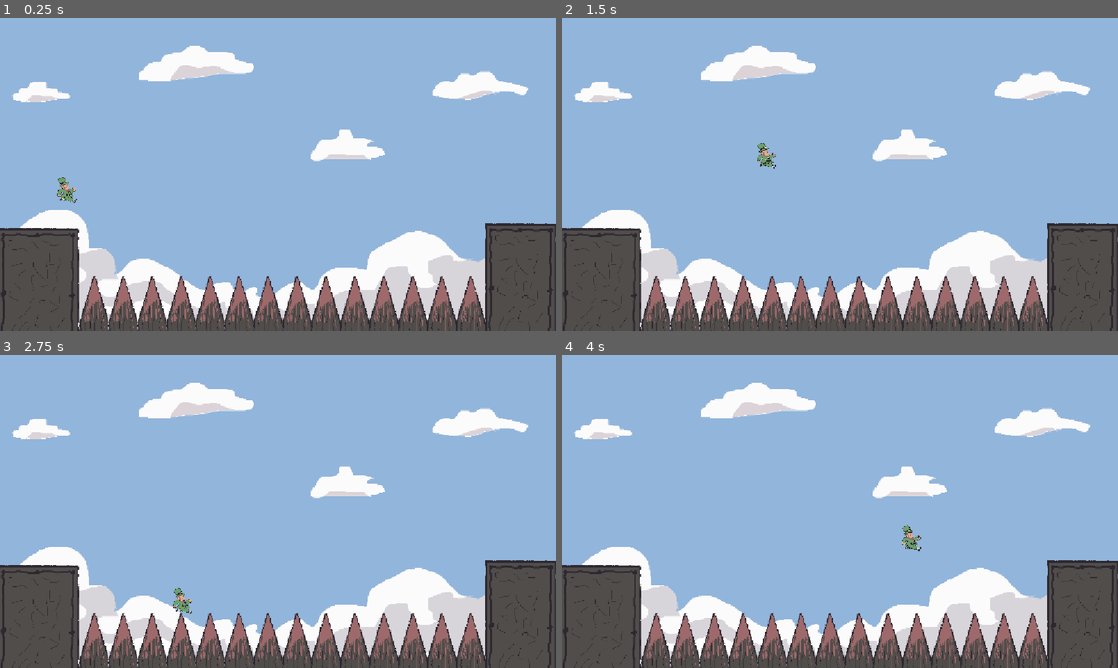
Above: before the commit, frames 1-4 (two rows, left to right).
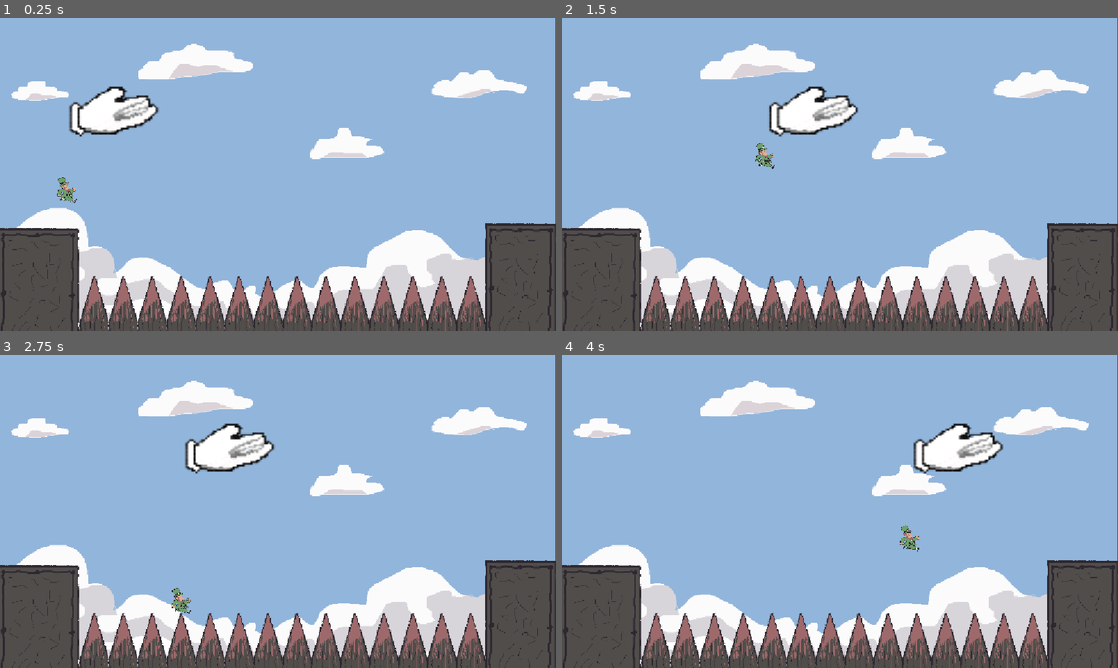
Above: after the commit, the same moments.

Repository: feleshafish/tiny-and-mighty
Game: Godot game, scene res://lv_2.tscn
Two runs of this game, one before a commit and one after it. Both use one fixed random seed, a clock stepped at 60 frames per second and the inputs below.
Inputs:
- Up to frame 1 (0.25 s): no input
- Up to frame 2 (1.5 s): tap Enter (ui_accept) at 0.5, 0.77 s; hold Right (Fly Right, bound only before the commit) from 0.53 s (still down)
- Up to frame 3 (2.75 s): tap Enter (ui_accept) at 1.52 s; release Right (Fly Right, bound only before the commit) at 2.03 s; hold Left (Fly left, bound only before the commit) from 2.03 s (still down)
- Up to frame 4 (4 s): release Left (Fly left, bound only before the commit) at 2.78 s; hold Right (Fly Right, bound only before the commit) from 2.78 s (still down); tap Enter (ui_accept) at 3.02, 3.77 s

The runs differ from the first frame. In frame 1, 3.5% of the frame differs, in the area x 2-100%, y 0-96%; in frame 2, 3.6%; in frame 3, 3.6%; in frame 4, 3.6%.

Commit message:
Mighty hand

Diff:
--- a/hand_of_god.gd
+++ /dev/null
@@ -1,25 +0,0 @@
-extends CharacterBody2D
-
-
-const SPEED = 300.0
-const JUMP_VELOCITY = -400.0
-
-
-func _physics_process(delta: float) -> void:
-	# Add the gravity.
-	if not is_on_floor():
-		velocity += get_gravity() * delta
-
-	# Handle jump.
-	if Input.is_action_just_pressed("Fly up") and is_on_floor():
-		velocity.y = JUMP_VELOCITY
-
-	# Get the input direction and handle the movement/deceleration.
-	# As good practice, you should replace UI actions with custom gameplay actions.
-	var direction := Input.get_axis("Fly left", "Fly Right")
-	if direction:
-		velocity.x = direction * SPEED
-	else:
-		velocity.x = move_toward(velocity.x, 0, SPEED)
-
-	move_and_slide()
--- a/lv_2.tscn
+++ b/lv_2.tscn
@@ -6,6 +6,8 @@
 [ext_resource type="Texture2D" uid="uid://flfeqtgq1yy4" path="res://game assets/evil ass spioke.png" id="4_kwafe"]
 [ext_resource type="Script" uid="uid://b2frw8ngl6w1e" path="res://hitbox_test.gd" id="5_kwafe"]
 [ext_resource type="Texture2D" uid="uid://mm33rw8o6ek1" path="res://game assets/leprechaun sprite-1.png.png" id="6_n8wlm"]
+[ext_resource type="Script" uid="uid://dg8xy3ivai3y0" path="res://mighty_hand.gd" id="7_wrlwn"]
+[ext_resource type="Texture2D" uid="uid://dctv7lmf5x3vb" path="res://game assets/New Piskel-3.png.png" id="8_oday4"]
 
 [sub_resource type="TileSetAtlasSource" id="TileSetAtlasSource_kwafe"]
 texture = ExtResource("2_4m1rf")
@@ -1209,10 +1211,13 @@
 [sub_resource type="RectangleShape2D" id="RectangleShape2D_gtqoq"]
 size = Vector2(44, 50)
 
+[sub_resource type="RectangleShape2D" id="RectangleShape2D_r7ajf"]
+size = Vector2(142, 33.5)
+
 [node name="lv_2" type="Node2D" unique_id=1326747302]
 
 [node name="DaSkyi" type="Sprite2D" parent="." unique_id=931060689]
-position = Vector2(576, 324)
+position = Vector2(574, 321.00003)
 scale = Vector2(1.0230906, 1.007776)
 texture = ExtResource("1_yeog8")
 
@@ -1233,3 +1238,15 @@
 physics_interpolation_mode = 1
 position = Vector2(140, 327)
 shape = SubResource("RectangleShape2D_gtqoq")
+
+[node name="Mighty Hand" type="CharacterBody2D" parent="." unique_id=1787583752]
+script = ExtResource("7_wrlwn")
+
+[node name="Sprite2D" type="Sprite2D" parent="Mighty Hand" unique_id=1415217671]
+position = Vector2(234, 192.00003)
+scale = Vector2(4.0599995, 3.5199995)
+texture = ExtResource("8_oday4")
+
+[node name="CollisionShape2D" type="CollisionShape2D" parent="Mighty Hand" unique_id=1514134392]
+position = Vector2(235, 214.25)
+shape = SubResource("RectangleShape2D_r7ajf")
--- /dev/null
+++ b/mighty_hand.gd
@@ -0,0 +1,14 @@
+extends CharacterBody2D
+
+@export var fly_speed := 300.0
+
+func _physics_process(_delta: float) -> void:
+	var direction := Input.get_vector(
+		"fly_left",
+		"fly_right",
+		"fly_up",
+        "fly_down"
+	)
+
+	velocity = direction * fly_speed
+	move_and_slide()
--- a/project.godot
+++ b/project.godot
@@ -10,10 +10,10 @@
 
 [application]
 
-config/name="tinya"
+config/name="Tiny & Mighty"
 run/main_scene="uid://dafufc010h20k"
 config/features=PackedStringArray("4.7", "Mobile")
-config/icon="res://icon.svg"
+config/icon="uid://dctv7lmf5x3vb"
 <<<<<<<HEADrun/main_scene="uid://qe6soob5hr04"
 
 [display]
@@ -23,22 +23,22 @@
 
 [input]
 
-"Fly up"={
+fly_up={
 "deadzone": 0.2,
 "events": [Object(InputEventKey,"resource_local_to_scene":false,"resource_name":"","device":16,"window_id":0,"alt_press …(195 unchanged characters)…
 ]
 }
-"Fly down"={
+fly_down={
 "deadzone": 0.2,
 "events": [Object(InputEventKey,"resource_local_to_scene":false,"resource_name":"","device":-1,"window_id":0,"alt_press …(195 unchanged characters)…
 ]
 }
-"Fly left"={
+fly_left={
 "deadzone": 0.2,
 "events": [Object(InputEventKey,"resource_local_to_scene":false,"resource_name":"","device":-1,"window_id":0,"alt_press …(195 unchanged characters)…
 ]
 }
-"Fly Right"={
+fly_right={
 "deadzone": 0.2,
 "events": [Object(InputEventKey,"resource_local_to_scene":false,"resource_name":"","device":-1,"window_id":0,"alt_press …(195 unchanged characters)…
 ]
Not shown, removed: hand_of_god.gd.uid
Not shown, added: mighty_hand.gd.uid
